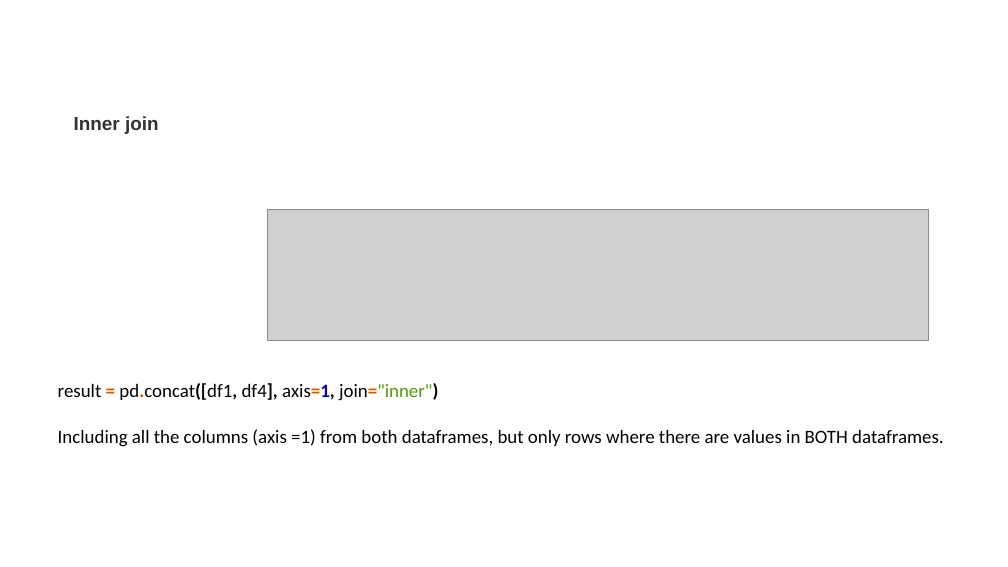
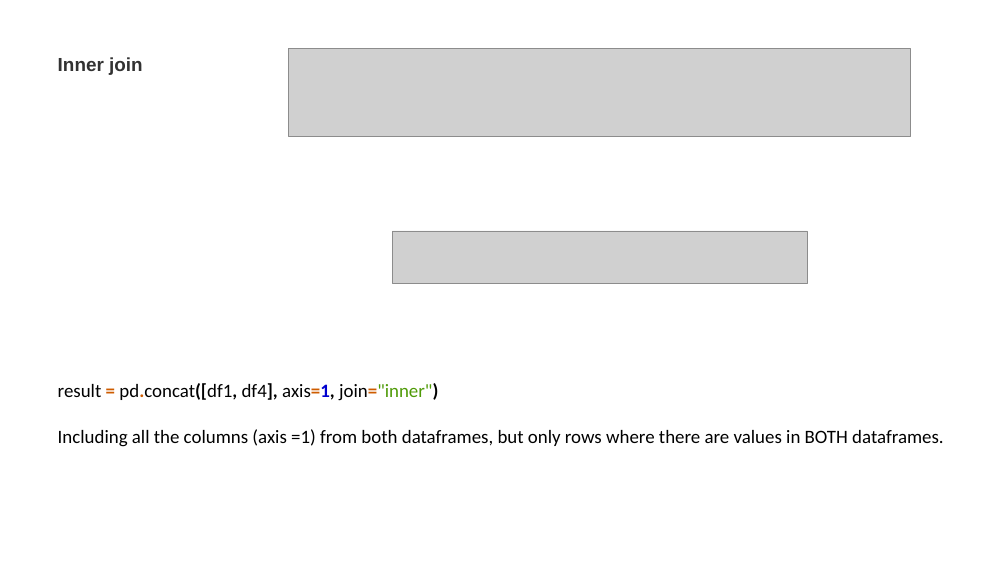
Before and after one commit to nicksavill/DEB_development, a slide deck: slide 8 of Week_5/Joining_merging.pptx (slide 7 before the commit). Drawn at 1008x567 pixels with LibreOffice and Linux fonts; fonts in the diff are those of the drawing; grey boxes stand for pictures. Boxes give left, top, right and bottom in pixels: in the first picture for what was removed or moved away, otherwise in the second. Text is boxed around its words. In the diff, an @@ line names an element or a change of style, - is before the commit and + after.

```diff
--- a/Week_5/Joining_merging.pptx
+++ b/Week_5/Joining_merging.pptx
@@ text "Inner join": place and size @@
-text "Inner join" at bbox=[74, 116, 159, 134]
+text "Inner join" at bbox=[58, 57, 143, 75]
@@ picture added at bbox=[289, 48, 910, 137] @@
@@ picture removed at bbox=[268, 209, 929, 341] @@
@@ picture added at bbox=[392, 231, 808, 284] @@
```
Also in this commit, not shown: 3 other slides changed, 10 slides added, 1 slide removed, 18 other files.
